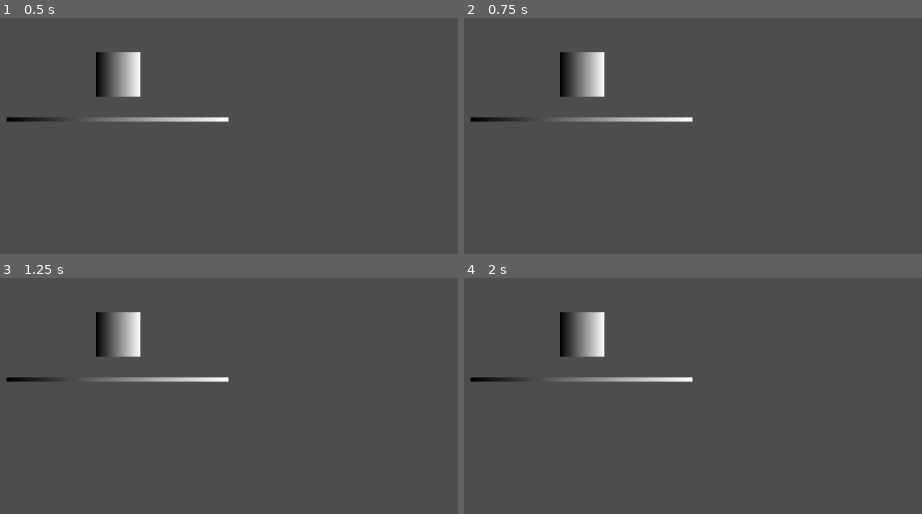
Above: before the commit, frames 1-4 (two rows, left to right).
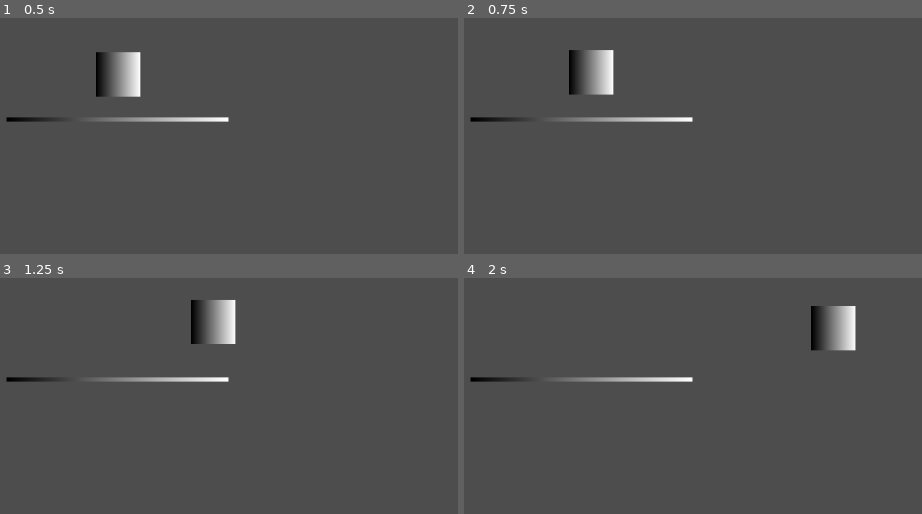
Above: after the commit, the same moments.

Repository: Charomry/Bomberman
Game: Godot game, scene res://Main/world.tscn
The game is run twice, just before and just after one commit, with the same random seed, the same clock (stepped at 60 frames per second) and the same inputs. The project has no main scene, so this scene is started directly.
Inputs:
- Up to frame 1 (0.5 s): no input
- Up to frame 2 (0.75 s): tap Enter at 0.5 s; hold D (move_right) from 0.53 s (still down); tap Space (jump) at 0.6 s
- Up to frame 3 (1.25 s): keep holding D (move_right); tap Space (jump) at 0.77, 1.07 s
- Up to frame 4 (2 s): keep holding D (move_right); tap Space (jump) at 1.35, 1.52, 1.82 s

Frame 1 is identical in both runs. In frame 2, 2.3% of the frame differs, in the area x 20-33%, y 13-34%; in frame 3, 3.0%; in frame 4, 3.1%, in the area x 20-86%, y 11-34%.

Commit message:
Playermovement

Diff:
--- a/Components/Scripts/player.gd
+++ b/Components/Scripts/player.gd
@@ -25,3 +25,41 @@
 			velocity.y += gravity * delta
 	else:
 		current_air_jumps = air_jumps
+		coyote_timer = COYOTE_TIME_THRESHOLD
+
+	# Update Timers
+	if coyote_timer > 0:
+		coyote_timer -= delta
+	if jump_buffer_timer > 0:
+		jump_buffer_timer -= delta
+
+	if Input.is_action_just_pressed("jump"):
+		jump_buffer_timer = JUMP_BUFFER_TIME_THRESHOLD
+
+	if jump_buffer_timer > 0:
+		if is_on_floor() or coyote_timer > 0: # Normal jump or coyote time jump
+			velocity.y = JUMP_VELOCITY
+			jump_buffer_timer = 0 # Consume buffer
+			coyote_timer = 0
+		elif current_air_jumps > 0:
+			velocity.y = JUMP_VELOCITY * 0.8
+			current_air_jumps -= 1
+			jump_buffer_timer = 0
+
+
+		# Handle Horizontal Input
+	var direction = Input.get_axis("move_left", "move_right") # "move_left" & "move_right"
+
+
+# 	Movement Simple
+	if direction:
+		velocity.x = move_toward(velocity.x, direction * SPEED, SPEED * 2.0 * delta) # Accelerate
+		# Flip the Spritre
+		if $Sprite2D:
+			$Sprite2D.flip_h = (direction < 0)
+		else:
+			velocity.x = move_toward(velocity.x, 0, SPEED * 2.0 * delta) # Decelerate
+
+		move_and_slide()
+
+		# Update Animations
